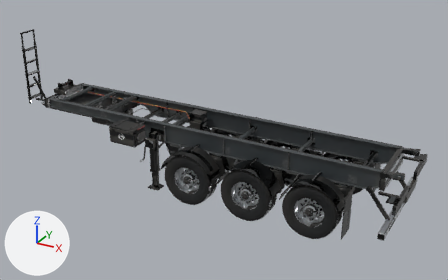
The glTF model src/assets/models/damper-chassis.glb: old version first, new version second.
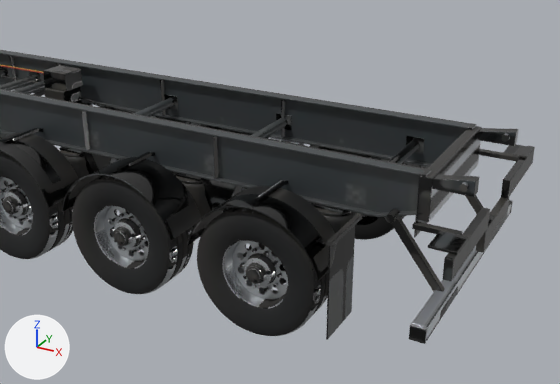
Each version appears first whole from a 50 mm lens placed at (1.84, -10.48, 6.3), pointed at (-3.92, 0.0, 1.06), and next in a close-up from a 50 mm lens placed at (1.15, -5.59, 3.53), pointed at (-2.26, 0.6, 0.43). Arrows for +X, +Y and +Z are at lower left; the lights stay in place. The older version's two pictures come first. Vertices at exactly the same position are counted once.

Before the edit, the objects in view are built like this:
```python
me_mesh_0 = bpy.data.meshes.new('Mesh_0')
me_mesh_0.from_pydata(...)  # 25462 vertices, 49678 faces; spans x -8.66..0.0, y -1.25..1.21, z 0.0..2.96
# faces by material slot: [2, 7224, 31592, 4728, 6132]
me_mesh_0.materials.append(mat_logowhite)  # picture img_logo_white
me_mesh_0.materials.append(mat_framepaint)
me_mesh_0.materials.append(mat_darksteel)
me_mesh_0.materials.append(mat_plastic)
me_mesh_0.materials.append(mat_suspension)
me_mesh_1 = bpy.data.meshes.new('Mesh_1')
me_mesh_1.from_pydata(...)  # 9129 vertices, 17658 faces; spans x -0.536..0.536, y -0.193..0.193, z -0.536..0.536
me_mesh_1.materials.append(mat_tire)
ob_mesh_0 = bpy.data.objects.new('Mesh_0', me_mesh_0)
ob_mesh_0.location = (0.0, 0.0, 0.0)
ob_wheel = bpy.data.objects.new('Wheel', me_mesh_1)
ob_wheel.location = (-4.17, 0.95, 0.536)
ob_wheel_001 = bpy.data.objects.new('Wheel.001', me_mesh_1)
ob_wheel_001.location = (-4.17, -0.95, 0.536)
ob_wheel_001.rotation_euler = (0.0, 0.0, -3.142)  # degrees (0, 0, -180)
ob_wheel_002 = bpy.data.objects.new('Wheel.002', me_mesh_1)
ob_wheel_002.location = (-2.86, 0.95, 0.536)
ob_wheel_003 = bpy.data.objects.new('Wheel.003', me_mesh_1)
ob_wheel_003.location = (-2.86, -0.95, 0.536)
ob_wheel_003.rotation_euler = (0.0, 0.0, -3.142)  # degrees (0, 0, -180)
ob_wheel_004 = bpy.data.objects.new('Wheel.004', me_mesh_1)
ob_wheel_004.location = (-1.55, 0.95, 0.536)
ob_wheel_005 = bpy.data.objects.new('Wheel.005', me_mesh_1)
ob_wheel_005.location = (-1.55, -0.95, 0.536)
ob_wheel_005.rotation_euler = (0.0, 0.0, -3.142)  # degrees (0, 0, -180)
```
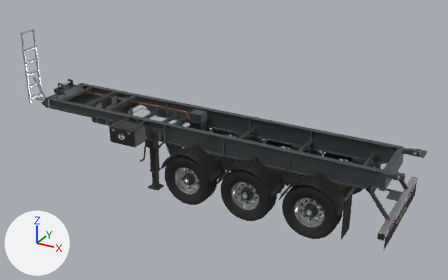
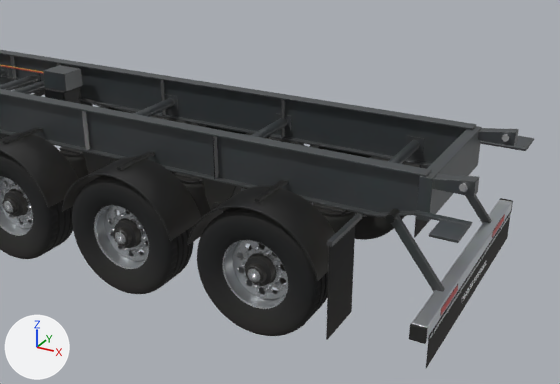
Where the change shows, as pixel boxes (x1, y1, x2, y2) in the close-ups (560 x 384 px; the box of a moved part takes in the faces that stretch with it):
'Mesh_0', reshaped: before (0, 50, 535, 344); after (0, 50, 534, 368)
part 1 of me_mesh_0, added: after (426, 212, 511, 368)
part 2 of me_mesh_0, moved or reshaped: before (492, 222, 504, 239); after (492, 214, 505, 238)
part 3 of me_mesh_0, moved or reshaped: before (440, 286, 458, 319); after (440, 284, 458, 316)
part 4 of me_mesh_0, moved or reshaped: before (443, 208, 490, 281); after (430, 213, 511, 338)
part 5 of me_mesh_0, deleted: before (412, 144, 535, 255)
part 6 of me_mesh_0, added: after (413, 136, 534, 334)
part 7 of me_mesh_0, surface changed: (0, 56, 519, 344) in both
part 8 of me_mesh_1, surface changed: (0, 133, 404, 333) in both

What the commit changed:
Material 'MudflapPrint' (mat_mudflapprint) is new.
Its base color is (0.888, 0.896, 0.913) (white #f2f3f5).
me_mesh_0 is used by ob_mesh_0; location (0.0, 0.0, 0.0).
me_mesh_0 had 25462 vertices, 49678 faces and spanned x -8.66..0.0, y -1.25..1.21, z 0.0..2.96.
me_mesh_0 now has 29020 vertices, 56730 faces and spans x -8.66..0.0, y -1.25..1.21, z 0.0..2.96.
me_mesh_0 part 1: a new loose piece, a box spanning x -0.1299..-0.125, y -1.15..1.15, z 0.2..0.47, in mat_darksteel.
me_mesh_0 part 2: the loose piece of 8 vertices spanning x -0.13, y 0.5..0.9, z 0.47..0.53 is moved by (0.0, 0.0, 0.02).
me_mesh_0 part 3: the loose piece of 8 vertices spanning x -0.13, y -0.9..-0.5, z 0.47..0.53 is moved by (0.0, 0.0, 0.02).
me_mesh_0 part 4: the loose piece of 56 vertices spanning x -0.06..0.0, y -1.2..-0.3, z 0.96..1.12 is scaled about its middle by (0.059, 2.55, 0.149), then moved by (-0.09, 0.75, -0.58), in mat_darksteel.
me_mesh_0 part 5: 6 loose pieces with 336 vertices, spanning x -0.4..0.0, y -1.12..1.2, z 0.78..1.14, are deleted.
me_mesh_0 part 6: 3878 vertices added at x -0.4..0.0, y -1.12..1.12, z 0.29..1.22.
me_mesh_0 part 7: 46764 kept faces spanning x -8.66..-0.05, y -1.25..1.21, z 0.0..2.96 get new texture (UV) coordinates.
Other edits to the shape of me_mesh_0 do not show in these pictures.
me_mesh_0 gains material mat_mudflapprint (white #f2f3f5).
me_mesh_1 has 9129 vertices, 17658 faces and spans x -0.536..0.536, y -0.193..0.193, z -0.536..0.536.
me_mesh_1 is used by ob_wheel; location (-4.17, 0.95, 0.536).
me_mesh_1 part 8: 15578 kept faces spanning x -0.536..0.536, y -0.193..0.193, z -0.536..0.536 get new texture (UV) coordinates.
